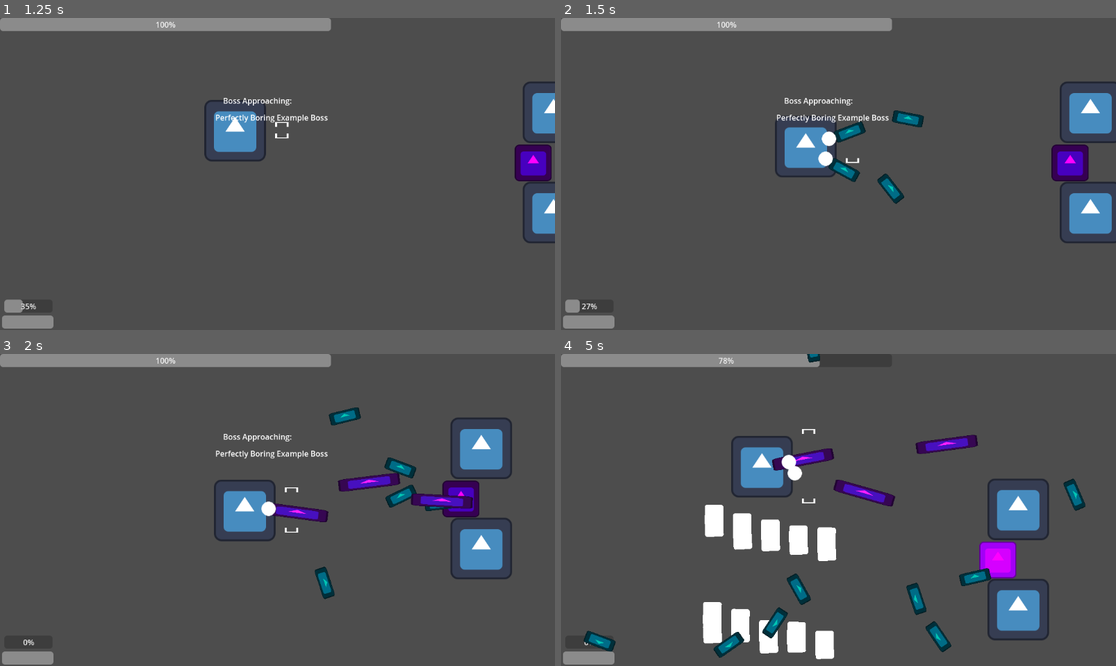
Above: before the commit, frames 1-4 (two rows, left to right).
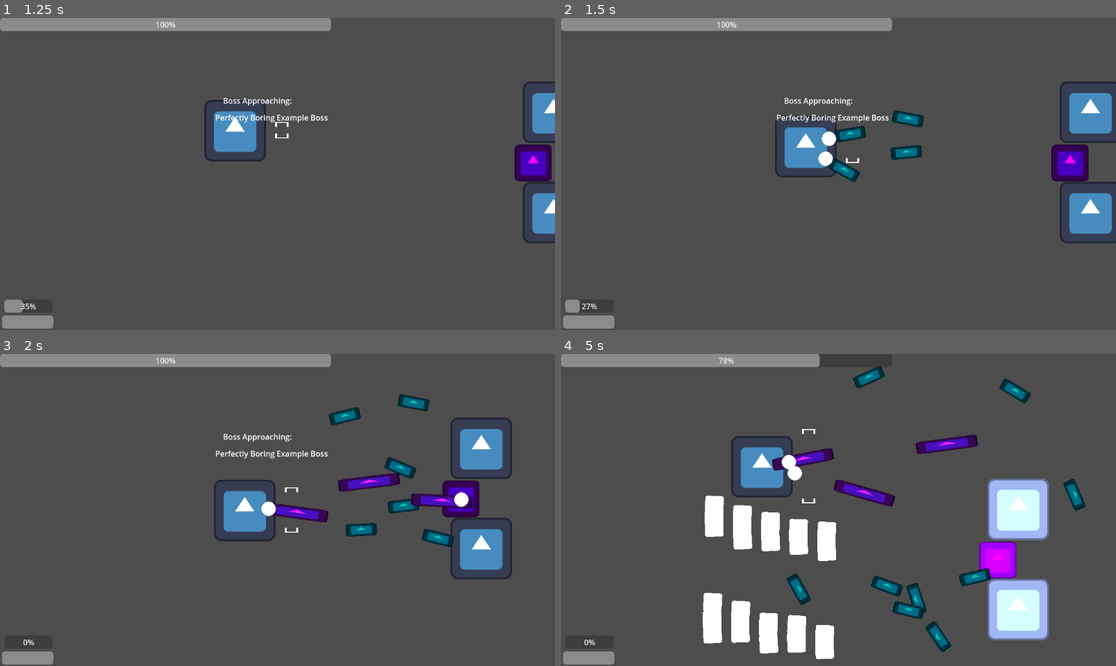
Above: after the commit, the same moments.

Repository: klianc09/bossrushcollab
Game: Godot game, scene res://test.tscn
Two runs of this game, one before a commit and one after it. Both use one fixed random seed, a clock stepped at 60 frames per second and the inputs below. The engine's default icon, where the game draws it, is replaced by a stand-in: a white triangle on a blue panel in a dark square.
Inputs (mouse positions are in pixels of both pictures, inside the frame that each line leads up to):
- Up to frame 1 (1.25 s): move the mouse to (399, 158) at 0.52 s; press the mouse at (399, 158) at 0.53 s; hold Right (ui_right) from 0.53 s (still down)
- Up to frame 2 (1.5 s): move the mouse to (727, 189) at 1.27 s; release Right (ui_right) at 1.28 s; release the mouse at (727, 189) at 1.28 s; hold Down (ui_down) from 1.28 s (still down); click (727, 189) at 1.35 s
- Up to frame 3 (2 s): keep holding Down (ui_down)
- Up to frame 4 (5 s): move the mouse to (894, 441) at 2.02 s; release Down (ui_down) at 2.03 s; press the mouse at (894, 441) at 2.03 s; hold Right (ui_right) 2.03-2.78 s; move the mouse to (810, 572) at 2.77 s; release the mouse at (810, 572) at 2.78 s; hold Up (ui_up) 2.78-3.53 s; click (810, 572) at 2.85 s; move the mouse to (1005, 556) at 3.52 s; press the mouse at (1005, 556) at 3.53 s; hold Left (ui_left) from 3.53 s (still down); move the mouse to (672, 463) at 4.27 s; release the mouse at (672, 463) at 4.28 s; click (672, 463) at 4.35 s

Frame 1 is identical in both runs. In frame 2, 0.6% of the frame differs, in the area x 49-66%, y 33-60%; in frame 3, 1.4%; in frame 4, 6.6%, in the area x 4-88%, y 0-98%.

Commit message:
Fix various bugs

Diff:
--- a/base/bullet.gd
+++ b/base/bullet.gd
@@ -37,7 +37,7 @@
 			if target == null:
 				homingDelay = 1
 		else:
-			var targetRotation = (target.position - position).angle()
+			var targetRotation = (target.global_position - position).angle()
 			rotation = rotate_toward(rotation, targetRotation, rotationSpeed * delta)
 	var forward = Vector2(1, 0).rotated(rotation)
 	bulletSpeed += speedup * delta
--- a/base/singleton.gd
+++ b/base/singleton.gd
@@ -37,6 +37,8 @@
 	emit_signal("boss_spawned", bossNode)
 
 func damageBoss(damageAmount: int):
+	if not is_instance_valid(bossNode):
+		return
 	bossNode.hp -= damageAmount
 	if bossNode.hp < 0:
 		bossNode.hp = 0
--- a/base/turret.gd
+++ b/base/turret.gd
@@ -48,8 +48,8 @@
 	var spreadOffset = -burst_data.full_shot_spread / 2
 	var spreadStep = 0
 	#TODO: handle 360 degrees special case?
-	if burst_data.bullets_per_shot:
-		spreadStep = burst_data.full_shot_spread / burst_data.bullets_per_shot
+	if burst_data.bullets_per_shot > 1:
+		spreadStep = burst_data.full_shot_spread / (burst_data.bullets_per_shot - 1)
 	var shot_direction = aim_direction.rotated(deg_to_rad(randf_range(-burst_data.shot_inaccuracy, burst_data.shot_inaccuracy)))
 	for i in range(burst_data.bullets_per_shot):
 		var bullet = bulletScene.instantiate()
--- a/boss/example/example_boss_1.tscn
+++ b/boss/example/example_boss_1.tscn
@@ -31,13 +31,14 @@
 script = ExtResource("1_vplxl")
 boss_name = "Perfectly Boring Example Boss"
 maxhp = 100.0
+validTarget = false
 boss = true
 
-[node name="Sprite2" type="Sprite2D" parent="."]
+[node name="Sprite2" type="Sprite2D" parent="." groups=["enemy"]]
 position = Vector2(-1, -104)
 texture = ExtResource("2_s7uk1")
 
-[node name="Sprite3" type="Sprite2D" parent="."]
+[node name="Sprite3" type="Sprite2D" parent="." groups=["enemy"]]
 position = Vector2(-1, 104)
 texture = ExtResource("2_s7uk1")
 
